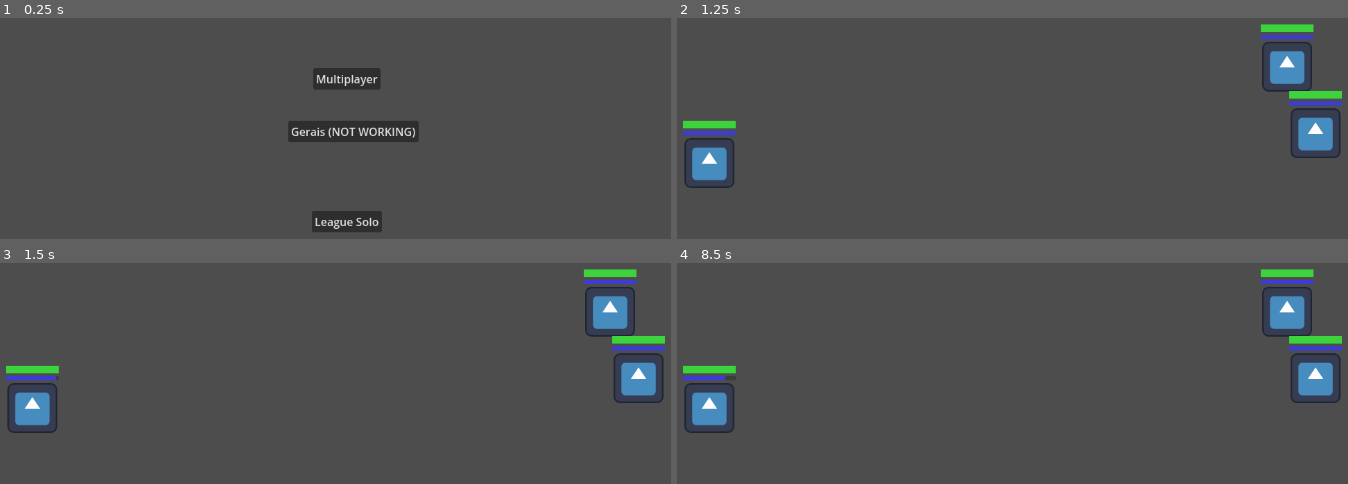
Above: before the commit, frames 1-4 (two rows, left to right).
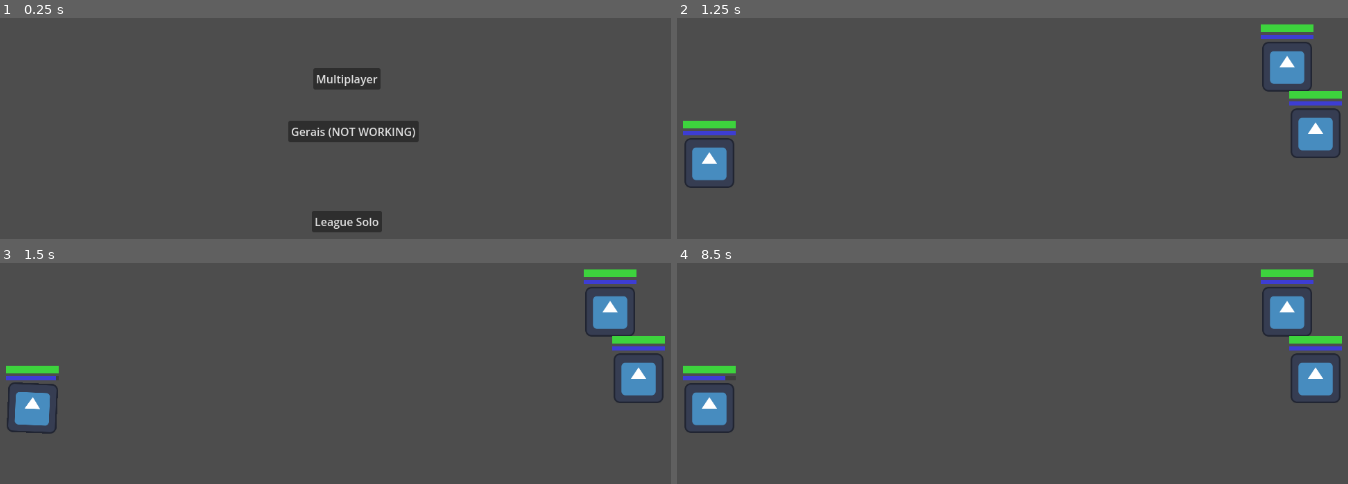
Above: after the commit, the same moments.

Repository: Middlent/meus-teste
Game: Godot game, scene res://HUB.tscn
Same seed, same stepped clock (60 frames per second), same inputs: the game is played once before the commit and once after it. The engine's default icon, where the game draws it, is replaced by a stand-in: a white triangle on a blue panel in a dark square.
Inputs (mouse positions are in pixels of both pictures, inside the frame that each line leads up to):
- Up to frame 1 (0.25 s): no input
- Up to frame 2 (1.25 s): click "League Solo" at 0.5 s
- Up to frame 3 (1.5 s): tap Enter at 1.25 s; move the mouse to (530, 406) at 1.27 s; hold D (move_right) from 1.28 s (still down); tap Q at 1.35 s; click (530, 406) at 1.42 s
- Up to frame 4 (8.5 s): tap Space at 2, 3.5, 5 s; move the mouse to (871, 450) at 2.02 s; release D (move_right) at 2.03 s; hold S (move_down) 2.03-2.78 s; tap E at 2.1, 4.35, 6.6 s; tap Enter at 2.75, 4.25 s; move the mouse to (1113, 331) at 2.77 s; hold D (move_right) 2.78-3.53 s; tap R at 2.85, 5.1, 7.35 s; move the mouse to (outside the picture) at 3.52 s; hold W (move_up) 3.53-4.28 s; tap Q at 3.6, 5.85, 8.1 s; click (outside the picture) at 3.67 s; move the mouse to (outside the picture) at 4.27 s; hold A (move_left) 4.28-5.78 s; move the mouse to (791, 362) at 5.02 s; move the mouse to (1072, 428) at 5.77 s; hold S (move_down) 5.78-6.53 s; click (1072, 428) at 5.92 s; move the mouse to (911, 318) at 6.52 s; hold D (move_right) 6.53-7.28 s; move the mouse to (1207, 406) at 7.27 s; hold W (move_up) 7.28-8.03 s; move the mouse to (871, 450) at 8.02 s; hold D (move_right) from 8.03 s (still down); click (871, 450) at 8.17 s

Frames 1-2 are identical in both runs. In frame 3, less than 0.1% of the frame differs, in the area x 1-9%, y 53-78%; in frame 4, nothing differs.

Commit message:
checkpoint

Diff:
--- a/MultiplayerHub/League/Champions/Teste/q.gd
+++ b/MultiplayerHub/League/Champions/Teste/q.gd
@@ -1,5 +1,8 @@
 extends Skill
 
+@onready var animationNode = get_node("../../Animations")
 
 func cast():
-	print("Pew")
+	animationNode.lock()
+	animationNode.post_animation_action_callable = print.bind("Pew")
+	animationNode.play_animation("Q", 5, true, true)
--- a/MultiplayerHub/League/LeagueGame.tscn
+++ b/MultiplayerHub/League/LeagueGame.tscn
@@ -1,8 +1,10 @@
-[gd_scene load_steps=5 format=3 uid="uid://brlan1k2xuo2b"]
+[gd_scene load_steps=13 format=3 uid="uid://brlan1k2xuo2b"]
 
 [ext_resource type="Script" path="res://MultiplayerHub/League/league_game.gd" id="1_8dj8x"]
 [ext_resource type="PackedScene" uid="uid://c0jdmmweweu4e" path="res://MultiplayerHub/League/LeaguePlayer.tscn" id="2_gi6wy"]
-[ext_resource type="Resource" uid="uid://dxmaxku0qwqdw" path="res://MultiplayerHub/League/Champions/Teste/Teste.tres" id="3_be2pn"]
+[ext_resource type="Script" path="res://MultiplayerHub/League/Resources/champion.gd" id="3_wj5bl"]
+[ext_resource type="PackedScene" uid="uid://cvxhe3lnd56je" path="res://MultiplayerHub/League/Champions/Teste/Teste_Skills.tscn" id="4_65af0"]
+[ext_resource type="Script" path="res://MultiplayerHub/League/Resources/stats.gd" id="5_l4xnh"]
 
 [sub_resource type="SceneReplicationConfig" id="SceneReplicationConfig_xeid5"]
 properties/0/path = NodePath("Vidas 1:text")
@@ -11,6 +13,69 @@
 properties/1/path = NodePath("Vidas 2:text")
 properties/1/spawn = true
 properties/1/replication_mode = 1
+
+[sub_resource type="Resource" id="Resource_3jxip"]
+resource_local_to_scene = true
+script = ExtResource("5_l4xnh")
+hpBase = 600.0
+hpLevel = 102.0
+manaBase = 600.0
+manaLevel = 102.0
+asBase = 0.625
+asLevel = 0.0
+adBase = 60.0
+adLevel = 2.75
+ap = 0.0
+rangeBase = 300.0
+projSpeed = 100.0
+
+[sub_resource type="Resource" id="Resource_84vic"]
+resource_local_to_scene = true
+script = ExtResource("3_wj5bl")
+stats = SubResource("Resource_3jxip")
+skills = ExtResource("4_65af0")
+
+[sub_resource type="Resource" id="Resource_3t1gf"]
+resource_local_to_scene = true
+script = ExtResource("5_l4xnh")
+hpBase = 600.0
+hpLevel = 102.0
+manaBase = 600.0
+manaLevel = 102.0
+asBase = 0.625
+asLevel = 0.0
+adBase = 60.0
+adLevel = 2.75
+ap = 0.0
+rangeBase = 300.0
+projSpeed = 100.0
+
+[sub_resource type="Resource" id="Resource_iyxlq"]
+resource_local_to_scene = true
+script = ExtResource("3_wj5bl")
+stats = SubResource("Resource_3t1gf")
+skills = ExtResource("4_65af0")
+
+[sub_resource type="Resource" id="Resource_dwu4b"]
+resource_local_to_scene = true
+script = ExtResource("5_l4xnh")
+hpBase = 600.0
+hpLevel = 102.0
+manaBase = 600.0
+manaLevel = 102.0
+asBase = 0.625
+asLevel = 0.0
+adBase = 60.0
+adLevel = 2.75
+ap = 0.0
+rangeBase = 300.0
+projSpeed = 100.0
+
+[sub_resource type="Resource" id="Resource_b1rnc"]
+resource_local_to_scene = true
+script = ExtResource("3_wj5bl")
+stats = SubResource("Resource_dwu4b")
+skills = ExtResource("4_65af0")
 
 [node name="LeagueGame" type="Control"]
 layout_mode = 3
@@ -26,14 +91,14 @@
 
 [node name="Player" parent="." instance=ExtResource("2_gi6wy")]
 position = Vector2(113, 293)
-champion = ExtResource("3_be2pn")
+champion = SubResource("Resource_84vic")
 
 [node name="Player2" parent="." instance=ExtResource("2_gi6wy")]
 position = Vector2(946, 154)
 team = 1
-champion = ExtResource("3_be2pn")
+champion = SubResource("Resource_iyxlq")
 
 [node name="Player3" parent="." instance=ExtResource("2_gi6wy")]
 position = Vector2(987, 250)
 team = 1
-champion = ExtResource("3_be2pn")
+champion = SubResource("Resource_b1rnc")
--- a/MultiplayerHub/League/LeaguePlayer.tscn
+++ b/MultiplayerHub/League/LeaguePlayer.tscn
@@ -201,9 +201,56 @@
 "values": [0.0, -0.349066, 0.0]
 }
 
+[sub_resource type="Animation" id="Animation_rpcme"]
+resource_name = "Q"
+tracks/0/type = "value"
+tracks/0/imported = false
+tracks/0/enabled = true
+tracks/0/path = NodePath("Sprite:rotation")
+tracks/0/interp = 1
+tracks/0/loop_wrap = true
+tracks/0/keys = {
+"times": PackedFloat32Array(0, 0.333333, 0.666667, 1),
+"transitions": PackedFloat32Array(1, 1, 1, 1),
+"update": 0,
+"values": [0.0, 0.0872665, -0.0872665, 0.0]
+}
+tracks/1/type = "method"
+tracks/1/imported = false
+tracks/1/enabled = true
+tracks/1/path = NodePath("Animations")
+tracks/1/interp = 1
+tracks/1/loop_wrap = true
+tracks/1/keys = {
+"times": PackedFloat32Array(1),
+"transitions": PackedFloat32Array(1),
+"values": [{
+"args": [],
+"method": &"post_animation_action"
+}]
+}
+tracks/2/type = "method"
+tracks/2/imported = false
+tracks/2/enabled = true
+tracks/2/path = NodePath("Animations")
+tracks/2/interp = 1
+tracks/2/loop_wrap = true
+tracks/2/keys = {
+"times": PackedFloat32Array(0, 1),
+"transitions": PackedFloat32Array(1, 1),
+"values": [{
+"args": [],
+"method": &"lock"
+}, {
+"args": [],
+"method": &"unlock"
+}]
+}
+
 [sub_resource type="AnimationLibrary" id="AnimationLibrary_r7i47"]
 _data = {
 "AttackWalking": SubResource("Animation_ruci7"),
+"Q": SubResource("Animation_rpcme"),
 "RESET": SubResource("Animation_itmbv"),
 "Walking": SubResource("Animation_xcsel"),
 "WindUp": SubResource("Animation_wqjqj"),
@@ -267,3 +314,4 @@
 texture = ExtResource("1_q0n85")
 
 [connection signal="move" from="InputReader" to="Movement" method="move"]
+[connection signal="animation_finished" from="Animations" to="Animations" method="_on_animation_finished"]
--- a/MultiplayerHub/League/Modules/league_input_reader_location.gd
+++ b/MultiplayerHub/League/Modules/league_input_reader_location.gd
@@ -15,6 +15,9 @@
 	targetLocation = get_parent().position
 
 func _input(event):
+	if get_parent().locked:
+		return
+
 	if event is InputEventMouseButton:
 		if event.button_index == MOUSE_BUTTON_RIGHT and event.is_pressed():
 			var mouse_pos = get_global_mouse_position()
@@ -42,6 +45,11 @@
 			go_to(mouse_pos)
 
 func _process(_delta):
+	if get_parent().locked:
+		if get_parent().velocity != Vector2.ZERO:
+			stop()
+		return
+
 	if targetEnemy != null:
 		%Animations.play_animation("AttackWalking", 5)
 	elif get_parent().velocity.length() > 0:
--- a/MultiplayerHub/League/animations.gd
+++ b/MultiplayerHub/League/animations.gd
@@ -1,15 +1,38 @@
 extends AnimationPlayer
 
+var next_anim = "RESET"
+var post_animation_action_callable = null
 
-func play_animation(animation, speed = 1, reset = true):
-	var loop = get_animation(animation).loop_mode
-	if (not loop) or (current_animation != animation):
-		if reset:
-			play("RESET")
-		speed_scale = speed
-		play(animation)
+func play_animation(animation, speed = 1, reset = true, forced = false):
+	if !get_parent().locked or forced:
+		var loop = get_animation(animation).loop_mode
+		if (not loop) or (current_animation != animation):
+			speed_scale = speed
+			if reset:
+				next_anim = animation
+				print(next_anim)
+				play("RESET")
+			else:
+				next_anim = "RESET"
+				play(animation)
 
 func stop_animation(animation = ""):
 	if animation == "" or animation == current_animation:
 		play("RESET")
 		speed_scale = 1
+
+func lock():
+	get_parent().locked = true
+
+func unlock():
+	get_parent().locked = false
+
+func _on_animation_finished(anim_name):
+	if next_anim != "RESET":
+		play(next_anim)
+		next_anim = "RESET"
+
+func post_animation_action():
+	if post_animation_action_callable != null:
+		post_animation_action_callable.call()
+		post_animation_action_callable = null
--- a/MultiplayerHub/League/league_player.gd
+++ b/MultiplayerHub/League/league_player.gd
@@ -2,6 +2,7 @@
 
 @export var team = 0
 @export var champion: ChampionResource
+@export var locked = false
 
 @rpc("call_local")
 func check(id, player_team):
Not shown: 1 places in MultiplayerHub/League/LeaguePlayer.tscn that only renumber resources
